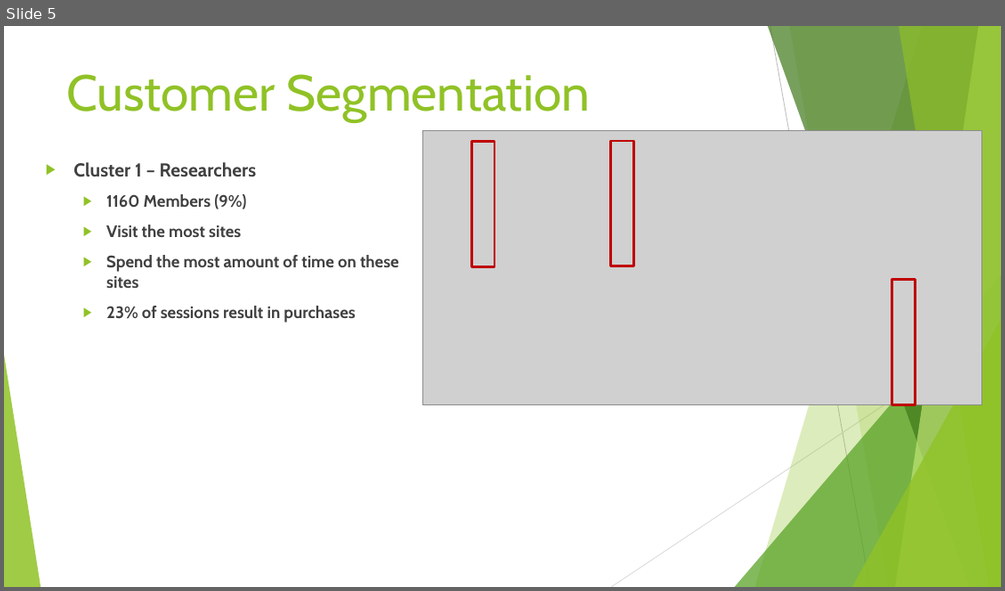
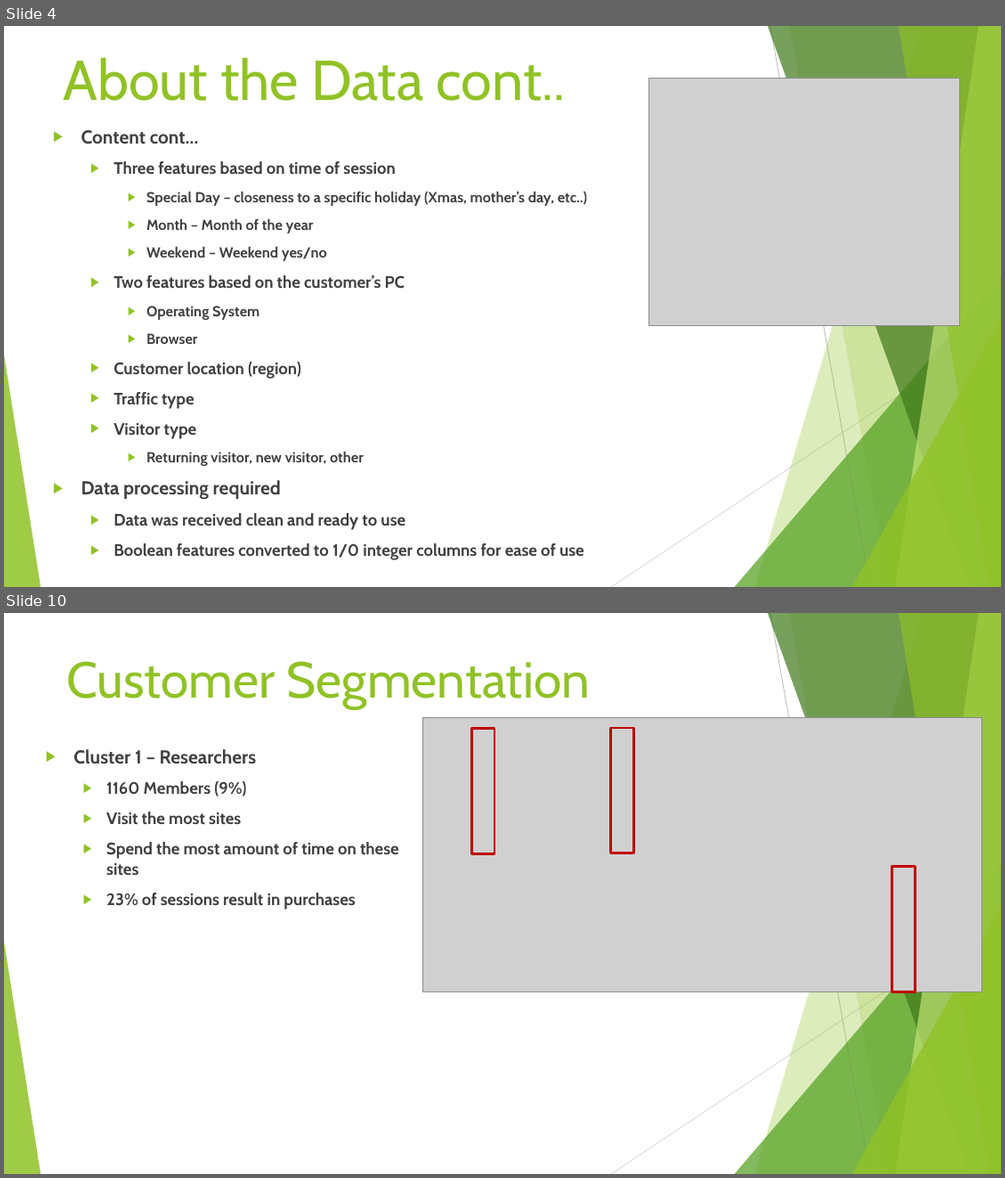
Before and after one commit to brock-ricker/Online-Shoppers-Purchasing-Intent, a slide deck: Online Shoppers Purchasing Intent Final.pptx. Shown one above the other, each under a label of ours: slide 5 before the commit, slides 4 and 10 after it; the slides between them are not shown. The pictures are 1005x591 and 1005x1178 pixels, drawn with LibreOffice and Linux fonts; fonts in the diff are those of the drawing; grey boxes stand for pictures. Boxes give left, top, right and bottom in pixels: in the first picture for what was removed or moved away, otherwise in the second. Text is boxed around its words. In the diff, an @@ line names an element or a change of style, - is before the commit and + after.

```diff
--- a/Online Shoppers Purchasing Intent Final.pptx
+++ b/Online Shoppers Purchasing Intent Final.pptx
@@ slide 4 added at box(4, 26, 1001, 587), background #FFFFFF; not listed: 10 template elements that a slide beside it also shows @@
@@ title added at box(63, 57, 565, 101), 54 pt, text #90C226 @@
+About the Data cont..
@@ picture added at box(648, 78, 960, 325) @@
@@ text added at box(81, 130, 587, 560), 16 pt, text #404040, bold @@
+▶ Content cont…
+  ▶ Three features based on time of session
+    ▶ Special Day – closeness to a specific holiday (Xmas, mother’s day, etc..)
+    ▶ Month – Month of the year
+    ▶ Weekend – Weekend yes/no
+  ▶ Two features based on the customer’s PC
+    ▶ Operating System
+    ▶ Browser
+  ▶ Customer location (region)
+  ▶ Traffic type
+  ▶ Visitor type
+    ▶ Returning visitor, new visitor, other
+▶ Data processing required
+  ▶ Data was received clean and ready to use
+  ▶ Boolean features converted to 1/0 integer columns for ease of use
@@ what was slide 5 is now slide 10 @@
```
Also in this commit, not shown: 5 slides changed, 4 other slides added.
